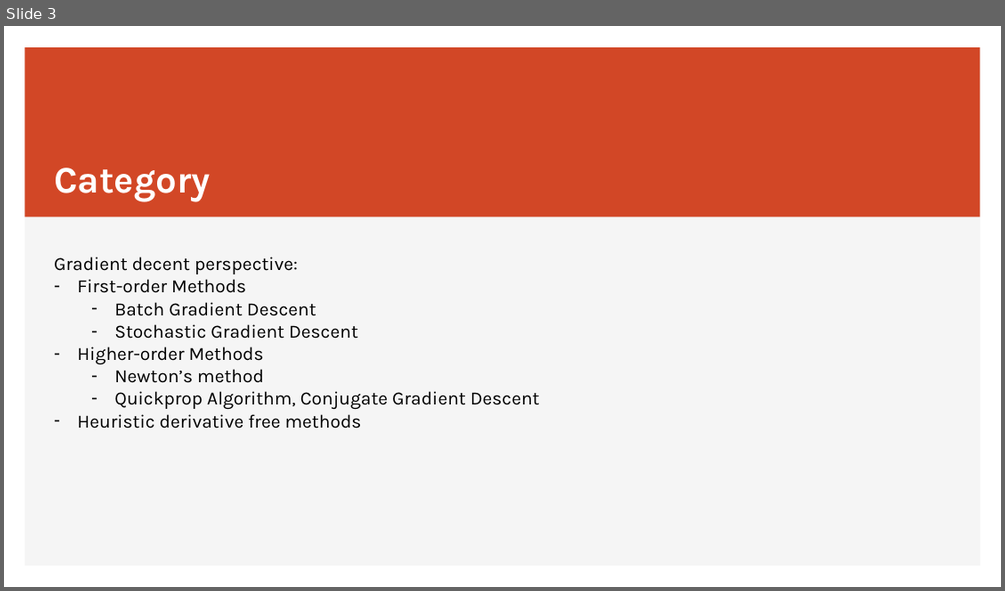
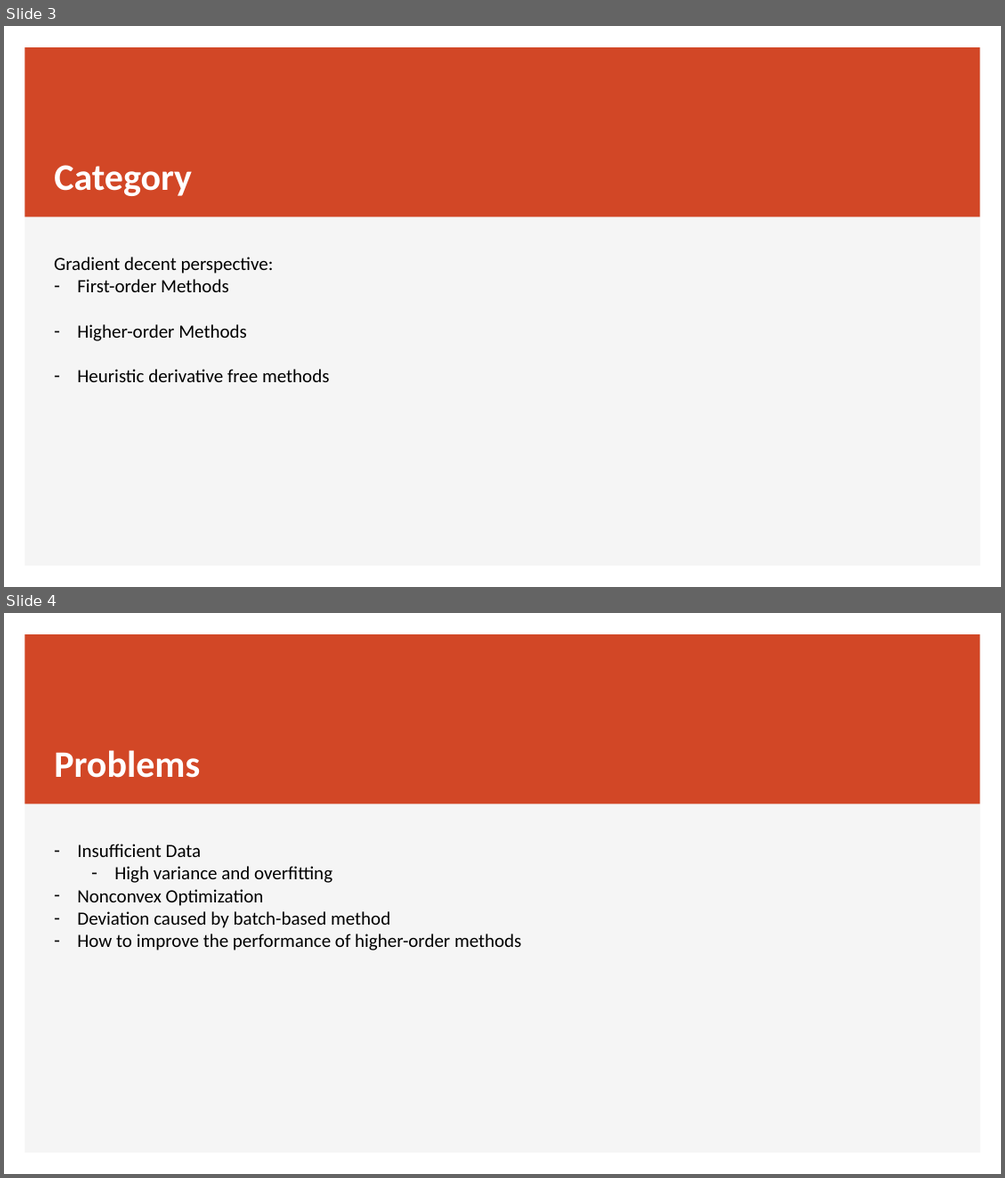
Before and after one commit to JiadaoZ22/Writings, a slide deck: IUPUI/ECE662/submission1_optimization.pptx. Shown one above the other, each under a label of ours: slide 3 before the commit, slides 3 and 4 after it. The pictures are 1005x591 and 1005x1178 pixels, drawn with LibreOffice and Linux fonts; fonts in the diff are those of the drawing. Boxes give left, top, right and bottom in pixels: in the first picture for what was removed or moved away, otherwise in the second. Text is boxed around its words. In the diff, an @@ line names an element or a change of style, - is before the commit and + after.

```diff
--- a/IUPUI/ECE662/submission1_optimization.pptx
+++ b/IUPUI/ECE662/submission1_optimization.pptx
@@ slide 4 added at [4, 613, 1001, 1174], background #FFFFFF; not listed: 2 template elements that a slide beside it also shows @@
@@ title added at [54, 750, 200, 778], 36 pt, text #FFFFFF, bold @@
+Problems
@@ text added at [77, 844, 521, 950], 18 pt, text #000000 @@
+– Insufficient Data
+  – High variance and overfitting
+– Nonconvex Optimization
+– Deviation caused by batch-based method
+– How to improve the performance of higher-order methods
@@ slide 3 changed as well @@
@@ title "Category" at [54, 165, 192, 196]: font Karla to Calibri; line spacing 1 to 0.9; vertical alignment bottom to middle @@
@@ text "Gradient decent perspective:" at [54, 257, 329, 382]: font Karla to Calibri @@
@@ text at [114, 302, 358, 338]: paragraphs removed @@
-  – Batch Gradient Descent
-  – Stochastic Gradient Descent
@@ text at [114, 369, 540, 409]: paragraphs removed @@
-  – Newton’s method
-  – Quickprop Algorithm, Conjugate Gradient Descent
```
Also in this commit, not shown: 3 other slides changed, 7 other slides added, 4 slides removed.
